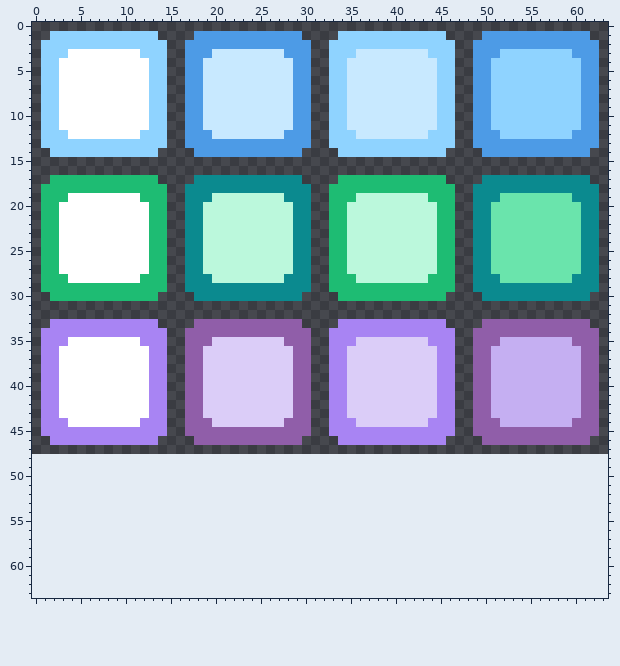
Edited in one commit: pixel-art file (assets/gui/box.aseprite). Above, as it was before the edit.
64x48 pixels, 1 frame. The old version is drawn lined up with the new one, on the new canvas.
After:
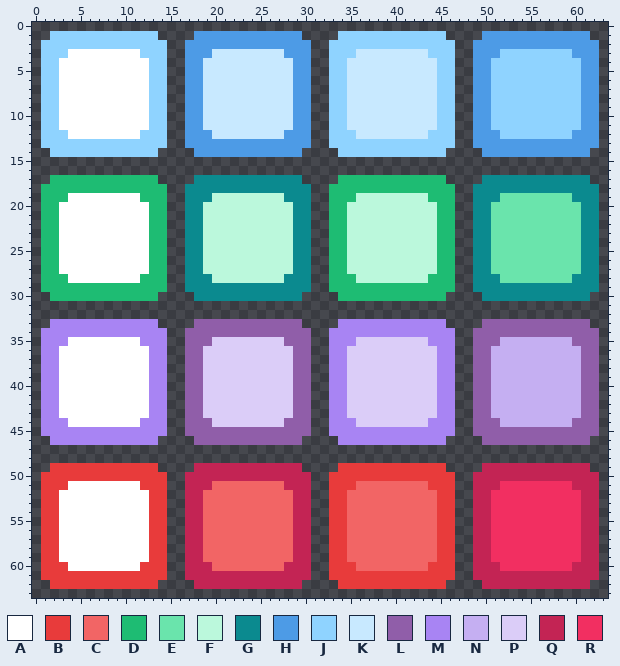
Palette (. is transparent): A #ffffff  B #e83b3b  C #f26565  D #1ebc73  E #6ae4ac  F #bbf8dc  G #0b8a8f  H #4d9be6  J #8fd3ff  K #c8e9ff  L #905ea9  M #a884f3  N #c5aff2  P #dbcdf8  Q #c32454  R #f22f61
What changed:
canvas 64x48 -> 64x64
y 49: x 2..13 ............ -> BBBBBBBBBBBB; x 18..29 ............ -> QQQQQQQQQQQQ; x 34..45 ............ -> BBBBBBBBBBBB; x 50..61 ............ -> QQQQQQQQQQQQ
y 50: x 1..14 .............. -> BBBBBBBBBBBBBB; x 17..30 .............. -> QQQQQQQQQQQQQQ; x 33..46 .............. -> BBBBBBBBBBBBBB; x 49..62 .............. -> QQQQQQQQQQQQQQ
y 51: x 1..14 .............. -> BBBAAAAAAAABBB; x 17..30 .............. -> QQQCCCCCCCCQQQ; x 33..46 .............. -> BBBCCCCCCCCBBB; x 49..62 .............. -> QQQRRRRRRRRQQQ
y 52..59: x 1..14 .............. -> BBAAAAAAAAAABB; x 17..30 .............. -> QQCCCCCCCCCCQQ; x 33..46 .............. -> BBCCCCCCCCCCBB; x 49..62 .............. -> QQRRRRRRRRRRQQ
y 60: x 1..14 .............. -> BBBAAAAAAAABBB; x 17..30 .............. -> QQQCCCCCCCCQQQ; x 33..46 .............. -> BBBCCCCCCCCBBB; x 49..62 .............. -> QQQRRRRRRRRQQQ
y 61: x 1..14 .............. -> BBBBBBBBBBBBBB; x 17..30 .............. -> QQQQQQQQQQQQQQ; x 33..46 .............. -> BBBBBBBBBBBBBB; x 49..62 .............. -> QQQQQQQQQQQQQQ
y 62: x 2..13 ............ -> BBBBBBBBBBBB; x 18..29 ............ -> QQQQQQQQQQQQ; x 34..45 ............ -> BBBBBBBBBBBB; x 50..61 ............ -> QQQQQQQQQQQQ
Where, in picture pixels (left, top, right, bottom), the same in both pictures:
added: (41, 463, 599, 589)
